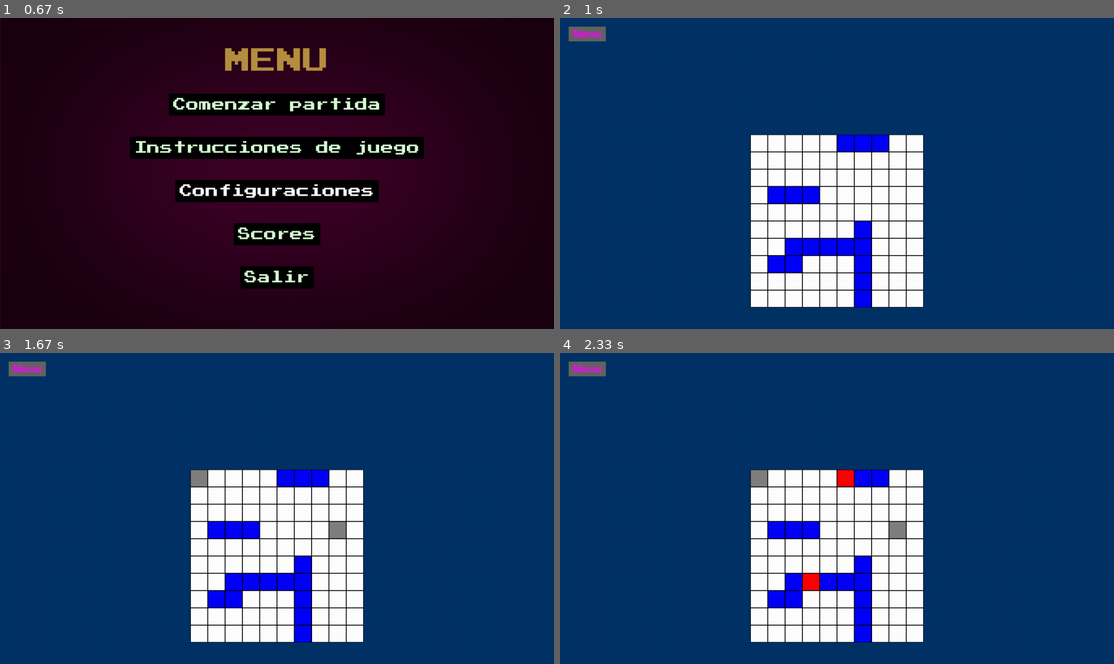
Above: before the commit, frames 1-4 (two rows, left to right).
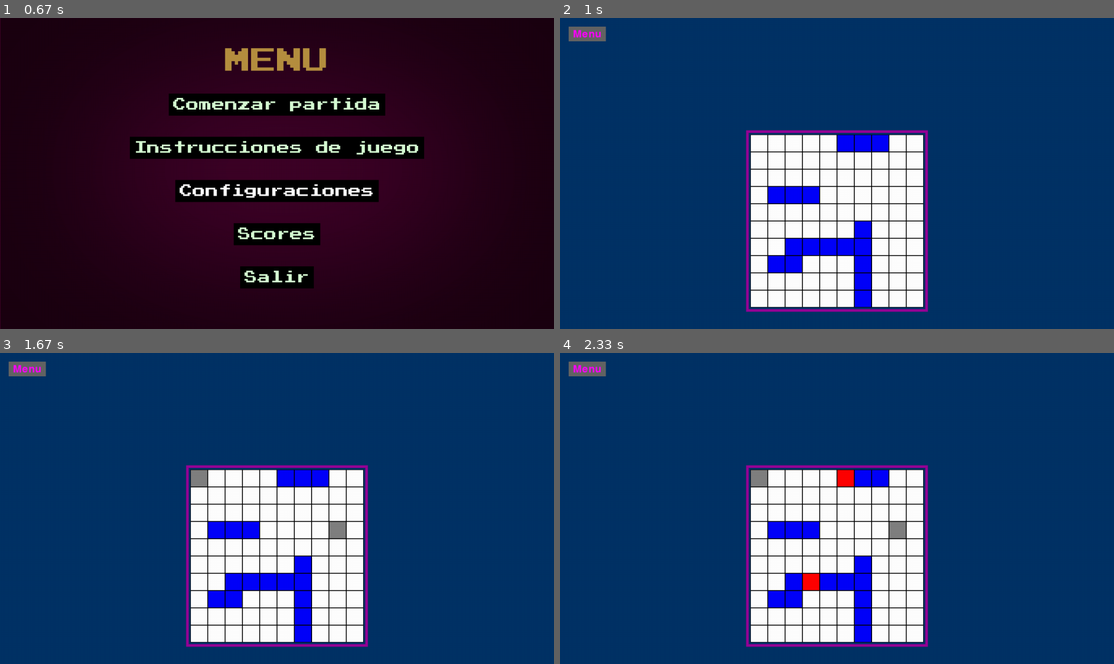
Above: after the commit, the same moments.

Repository: BrianValente/uade-batalla-naval
Game: pygame game, started from uade_battleship/main.py
Two runs of this game, one before a commit and one after it. Both use one fixed random seed, a clock stepped at 60 frames per second and the inputs below.
Inputs (mouse positions are in pixels of both pictures, inside the frame that each line leads up to):
- Up to frame 1 (0.67 s): click (254, 185) at 0.38 s
- Up to frame 2 (1 s): click "Comenzar partida" at 0.72 s
- Up to frame 3 (1.67 s): click (199, 477) at 1.05 s; click (343, 536) at 1.38 s
- Up to frame 4 (2.33 s): click (848, 477) at 1.72 s; click (809, 589) at 2.05 s

Frame 1 is identical in both runs. In frame 2, 1.3% of the frame differs, in the area x 33-67%, y 35-95%; in frame 3, 1.3%; in frame 4, 1.3%.

Commit message:
borde a la grilla

Diff:
--- a/uade_battleship/board.py
+++ b/uade_battleship/board.py
@@ -89,6 +89,7 @@
 
 # Función para mostrar la grilla en pantalla
 def show_grid_on_screen(window, cellsize, player_grid, p_game_logic):
+    # Dibujar las celdas de la grilla
     for row_idx, row in enumerate(player_grid):
         for col_idx, col in enumerate(row):
             if p_game_logic[row_idx][col_idx] == "B":  # Parte del barco
@@ -103,6 +104,25 @@
             pygame.draw.rect(
                 window, (0, 0, 0), (col[0], col[1], cellsize, cellsize), 1
             )  # Borde de la celda
+
+    # Añadir el primer borde alrededor de toda la grilla
+    grid_width = len(player_grid[0]) * cellsize  # Ancho total de la grilla
+    grid_height = len(player_grid) * cellsize    # Altura total de la grilla
+    top_left_x = player_grid[0][0][0]            # X de la esquina superior izquierda
+    top_left_y = player_grid[0][0][1]            # Y de la esquina superior izquierda
+
+    # Dibujar el primer borde de la grilla (el más interno)
+    pygame.draw.rect(window, (0, 0, 0), (top_left_x, top_left_y, grid_width, grid_height), 1)  # 3 es el grosor del borde
+
+    # Añadir el segundo borde, más grande
+    second_border_padding = 10  # Distancia entre el primer borde y el segundo
+    second_border_width = grid_width + 2 * second_border_padding  # Ancho del segundo borde
+    second_border_height = grid_height + 2 * second_border_padding  # Altura del segundo borde
+    second_top_left_x = top_left_x - second_border_padding  # Ajustar la posición X del segundo borde
+    second_top_left_y = top_left_y - second_border_padding  # Ajustar la posición Y del segundo borde
+
+    # Dibujar el segundo borde (más externo)
+    pygame.draw.rect(window, (150, 0, 150), (second_top_left_x, second_top_left_y, second_border_width, second_border_height), 6)  # 3 es el grosor del segundo borde
 
 
 # Función para imprimir la lógica del juego en la consola
